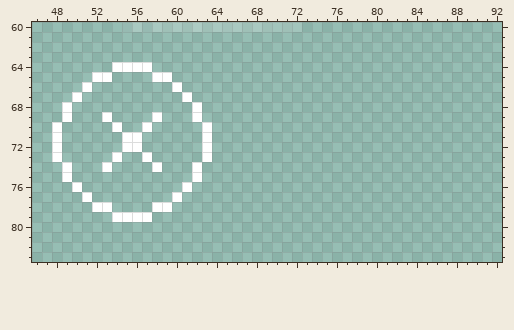
File history of a pixel-art file, res/atlas/tiles.aseprite. Above: the version before the commit.
256x256 pixels, 1 frame. Pixels under 10% opacity are left out. Colours within 5 levels of each other are drawn and written as one. Shown: x 46..92, y 60..83.
Once edited:
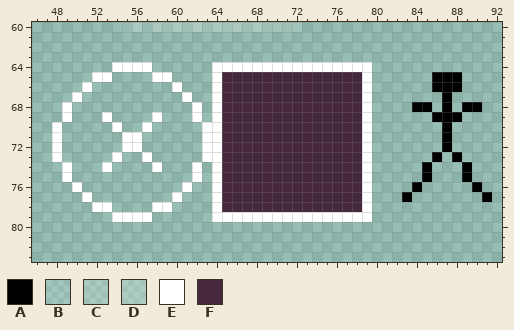
Palette (. is transparent): A #000000  B #ffffff1c  C #ffffff2d  D #ffffff37  E #ffffff  F #45283c
From old to new:
@@ x 62..92 @@
 63 ...............................
-64 ...............................
-65 ...............................
-66 ...............................
-67 ...............................
-68 E..............................
-69 E..............................
-70 .E.............................
-71 .E.............................
-72 .E.............................
-73 .E.............................
-74 E..............................
-75 E..............................
-76 ...............................
-77 ...............................
-78 ...............................
-79 ...............................
+64 ..EEEEEEEEEEEEEEEE.............
+65 ..EFFFFFFFFFFFFFFE......AAA....
+66 ..EFFFFFFFFFFFFFFE......AAA....
+67 ..EFFFFFFFFFFFFFFE.......A.....
+68 E.EFFFFFFFFFFFFFFE....AA.A.AA..
+69 E.EFFFFFFFFFFFFFFE......AAA....
+70 .EEFFFFFFFFFFFFFFE.......A.....
+71 .EEFFFFFFFFFFFFFFE.......A.....
+72 .EEFFFFFFFFFFFFFFE.......A.....
+73 .EEFFFFFFFFFFFFFFE......A.A....
+74 E.EFFFFFFFFFFFFFFE.....A...A...
+75 E.EFFFFFFFFFFFFFFE.....A...A...
+76 ..EFFFFFFFFFFFFFFE....A.....A..
+77 ..EFFFFFFFFFFFFFFE...A.......A.
+78 ..EFFFFFFFFFFFFFFE.............
+79 ..EEEEEEEEEEEEEEEE.............
 80 ...............................
